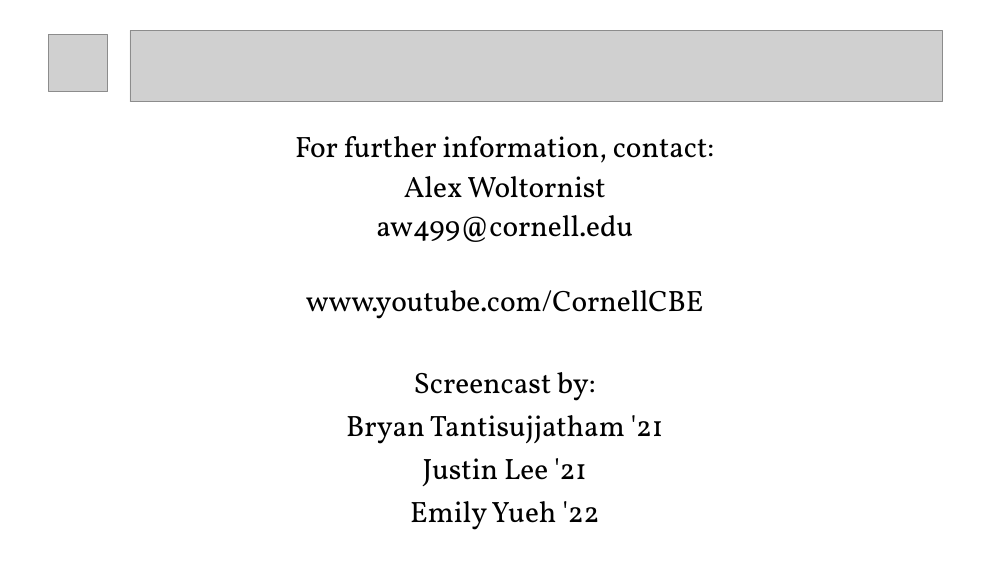
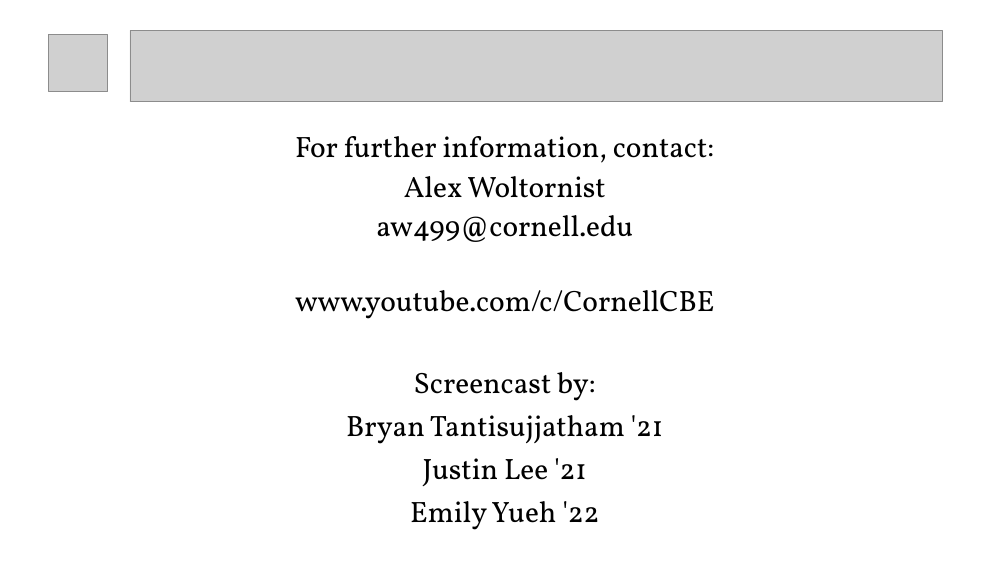
Before and after one commit to btanti/aspen-tutorials, a slide deck: slide 1 of End Slide Template/Aspen-End-Slide.pptx. Drawn at 1008x567 pixels with LibreOffice and Linux fonts; fonts in the diff are those of the drawing; grey boxes stand for pictures. Boxes give left, top, right and bottom in pixels: in the first picture for what was removed or moved away, otherwise in the second. Text is boxed around its words. In the diff, an @@ line names an element or a change of style, - is before the commit and + after.

Commit message:
Cleaned up repo
Replaced aspen end slide to auto replace file link in adobe

```diff
--- a/End Slide Template/Aspen-End-Slide.pptx
+++ b/End Slide Template/Aspen-End-Slide.pptx
@@ text at box(295, 290, 715, 319): text changed @@
-www.youtube.com/CornellCBE
+www.youtube.com/c/CornellCBE
```
Also in this commit, not shown: 7 other files.
